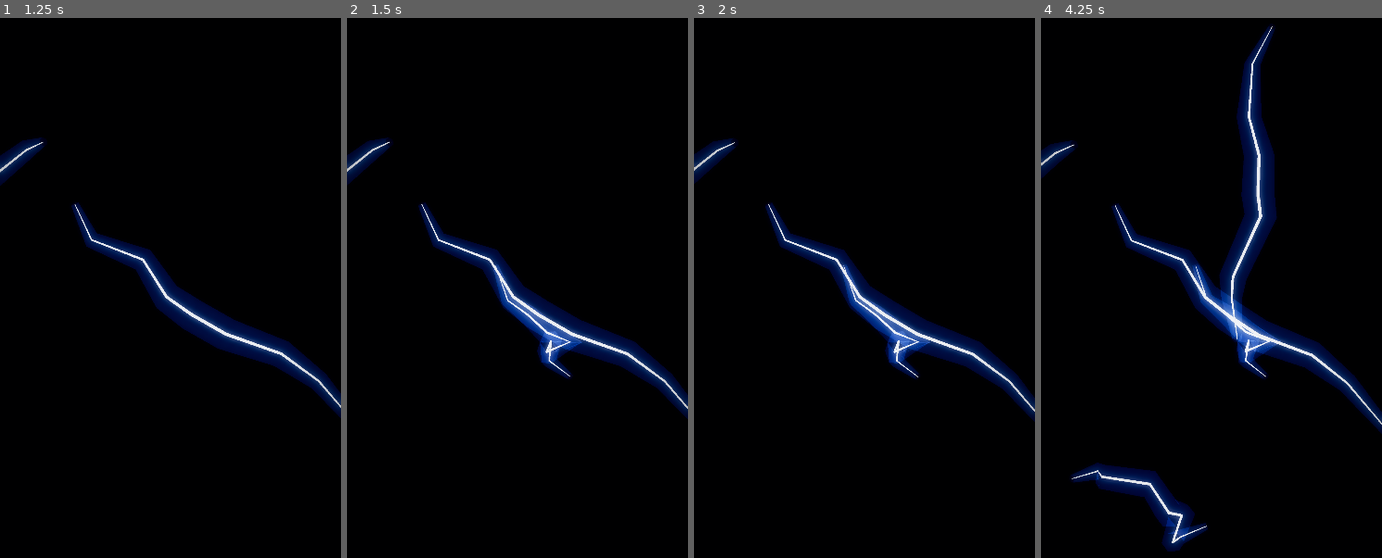
Above: before the commit, frames 1-4 (left to right).
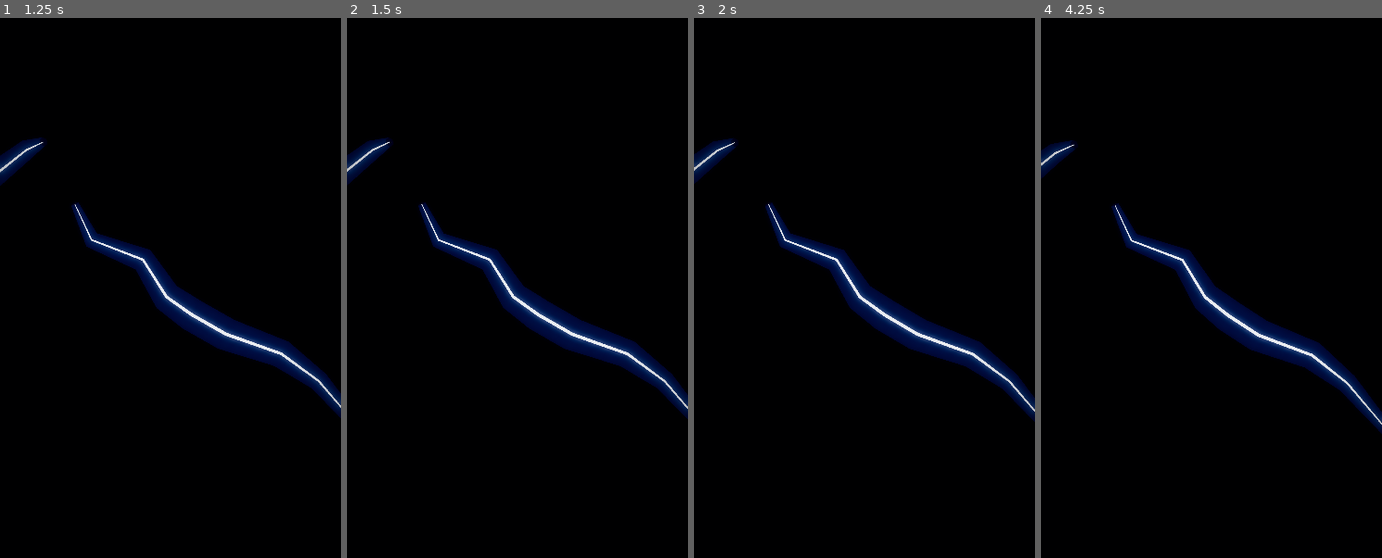
Above: after the commit, the same moments.

Repository: WillisLiao/X-in-a-bottle
Game: Godot game, scene res://Main.tscn
The game is run twice, just before and just after one commit, with the same random seed, the same clock (stepped at 60 frames per second) and the same inputs.
Inputs (mouse positions are in pixels of both pictures, inside the frame that each line leads up to):
- Up to frame 1 (1.25 s): move the mouse to (245, 298) at 0.52 s; click (245, 298) at 0.67 s
- Up to frame 2 (1.5 s): drag from (449, 369) to (500, 482) at 1.27 s
- Up to frame 3 (2 s): no input
- Up to frame 4 (4.25 s): move the mouse to (1245, 169) at 2.02 s; click (1245, 169) at 2.17 s; drag from (1194, 482) to (1109, 223) at 2.77 s; move the mouse to (1313, 444) at 3.52 s; click (1313, 444) at 3.67 s

Frame 1 is identical in both runs. In frame 2, 1.3% of the frame differs, in the area x 42-70%, y 45-67%; in frame 3, 1.2%; in frame 4, 7.3%, in the area x 8-71%, y 1-99%.

Commit message:
Portrait, and the focus mechanic ported to 3D
Orientation shipped as landscape on a portrait phone. Godot 4.7 takes
display/window/handheld/orientation as an enum integer, not a string, so
"portrait" parsed as 0 and the exported plist said LandscapeLeft. Now 1, and the
plist says UIInterfaceOrientationPortrait.

Charge, motion and touch were never ported, so nothing the user did affected
anything - the bottle filled on a timer. Charge is now a direct port of the
native rules, including the front-loaded population curve and the floor of two.
Motion reads accelerometer minus gravity, which is the same user acceleration
CoreMotion reports, converted from metres per second squared to G so one
threshold serves both codebases. Touch is a disturbance and never an
interaction. A disturbance shakes thirty percent of the bolts loose and drops
the rest cold, so the cost is visible in the instant it happens.

Tilting the phone now looks into the bottle. This is the actual payoff for
being in 3D and it costs nothing in disturbance, because gravity is removed
before agitation is measured: leaning the phone is free, picking it up is not.
Desktop has no sensors, so the camera falls back to a slow orbit for judging
the scene on a Mac.

Diff:
--- a/Bottle3D/project.godot
+++ b/Bottle3D/project.godot
@@ -22,7 +22,7 @@
 window/size/viewport_width=1206
 window/size/viewport_height=2622
 window/stretch/mode="viewport"
-window/handheld/orientation="portrait"
+window/handheld/orientation=1
 
 [rendering]
 
--- /dev/null
+++ b/Bottle3D/scripts/charge.gd
@@ -0,0 +1,69 @@
+class_name Charge
+extends RefCounted
+
+## How much is in the bottle.
+##
+## Stillness fills it. Touching the screen or moving the phone drains it, and
+## drains it much faster than stillness fills it. That asymmetry is the whole
+## mechanism: a ten second glance at a notification has to cost real progress,
+## or there is no reason to leave the phone alone.
+
+## Perfect stillness needed to fill the bottle completely.
+const FILL_SECONDS := 15.0 * 60.0
+
+## Disturbance drains this many times faster than stillness fills.
+const DRAIN_MULTIPLIER := 12.0
+
+## Movement below this is a desk, a passing lorry, someone walking past. Above
+## it is a hand. In G, matching the native build.
+const AGITATION_THRESHOLD := 0.035
+
+## After a disturbance ends, the bottle waits before rebuilding. Without this it
+## starts refilling the instant the phone lands, which makes putting it down
+## feel like it undoes picking it up.
+const SETTLE_SECONDS := 2.5
+
+## The bottle is never empty. Something is in there when it opens, so the first
+## thing seen is the thing itself rather than a black screen to be earned.
+const STARTING_OBJECTS := 2
+
+var level := 0.0
+var is_disturbed := false
+
+var _settling := 0.0
+
+
+func update(delta: float, agitation: float, touched: bool) -> void:
+	var disturbed := touched or agitation > AGITATION_THRESHOLD
+	is_disturbed = disturbed
+
+	if disturbed:
+		_settling = SETTLE_SECONDS
+		level = maxf(0.0, level - delta * DRAIN_MULTIPLIER / FILL_SECONDS)
+		return
+
+	if _settling > 0.0:
+		_settling = maxf(0.0, _settling - delta)
+		return
+
+	level = minf(1.0, level + delta / FILL_SECONDS)
+
+
+## A touch is always a disturbance, never an interaction. There is nothing to do
+## in this app, and that is the point.
+func disturb() -> void:
+	_settling = SETTLE_SECONDS
+	level = maxf(0.0, level - 0.004)
+
+
+## How many things the bottle holds right now, out of `capacity`.
+##
+## Front-loaded. A linear count needs over a minute of perfect stillness before
+## the first object appears, which is indistinguishable from the app being
+## broken. The curve puts something in the bottle within seconds and then slows
+## right down, so a full bottle still costs the whole fifteen minutes.
+func population(capacity: int) -> int:
+	var grown := 0
+	if level > 0.0:
+		grown = int(round(float(capacity) * pow(level, 0.45)))
+	return maxi(STARTING_OBJECTS, grown)
--- a/Bottle3D/scripts/main.gd
+++ b/Bottle3D/scripts/main.gd
@@ -23,8 +23,21 @@
 var _camera: Camera3D
 var _bolts: Array[Bolt] = []
 var _since_spawn: float = 0.0
-var _charge: float = 0.0
 var _look: Vector2 = Vector2.ZERO
+
+var _charge := Charge.new()
+
+## Smoothed device motion, in G with gravity removed. Heavy smoothing, because
+## one spike from a door closing must not empty someone's bottle.
+var _agitation: float = 0.0
+var _touched_this_frame := false
+
+## Where the phone is tilted, smoothed. Drives the parallax.
+var _tilt: Vector2 = Vector2.ZERO
+
+## True when the device actually has sensors. On a desktop the camera falls
+## back to a slow orbit so the scene can still be judged.
+var _has_sensors := false
 
 ## Set from the command line so a still can be captured without a device.
 var _capture_path: String = ""
@@ -38,43 +51,99 @@
 	_build_finish()
 	_read_capture_args()
 
+	_has_sensors = OS.has_feature("mobile")
+
 	# The bottle is never empty. Something is in there the moment it opens.
-	for i in 2:
+	for i in Charge.STARTING_OBJECTS:
 		_spawn()
 
 
 func _process(delta: float) -> void:
 	_elapsed += delta
 
-	# Standing in for the real charge until the motion and touch rules are
-	# ported across from the native version.
-	_charge = min(_charge + delta * 0.06, 1.0)
-
-	var wanted: int = max(2, int(round(CAPACITY * pow(_charge, 0.45))))
+	_read_motion(delta)
+
+	var was_disturbed := _charge.is_disturbed
+	_charge.update(delta, _agitation, _touched_this_frame)
+	_touched_this_frame = false
+
+	if _charge.is_disturbed and not was_disturbed:
+		_shake_loose()
+
+	var wanted: int = _charge.population(CAPACITY)
 
 	_since_spawn += delta
 	if _bolts.size() < wanted and _since_spawn > SPAWN_SECONDS:
 		_spawn()
 		_since_spawn = 0.0
 
+	# Everything goes cold while the phone is being handled, so the cost is
+	# visible in the instant it happens rather than only later as fewer bolts.
+	var energy := 0.25 if _charge.is_disturbed else 1.0
 	for bolt in _bolts:
-		bolt.set_energy(1.0)
-
-	_drift_camera(delta)
+		bolt.set_energy(energy)
+
+	_move_camera(delta)
 	_maybe_capture()
+
+
+func _unhandled_input(event: InputEvent) -> void:
+	if event is InputEventScreenTouch or event is InputEventScreenDrag \
+			or event is InputEventMouseButton:
+		_touched_this_frame = true
+		_charge.disturb()
+
+
+## Accelerometer minus gravity is user acceleration, the same quantity the
+## native build reads from CoreMotion. Godot reports it in m/s squared, so it is
+## converted to G to keep one threshold across both codebases.
+func _read_motion(delta: float) -> void:
+	if not _has_sensors:
+		return
+
+	var raw := Input.get_accelerometer() - Input.get_gravity()
+	var magnitude := raw.length() / 9.81
+	_agitation = _agitation * 0.82 + magnitude * 0.18
+
+
+## Shaken loose. Not all of them: losing the lot would make a disturbance a
+## reset rather than a cost, and the cost is the product.
+func _shake_loose() -> void:
+	var leaving := int(ceil(_bolts.size() * 0.30))
+	for i in leaving:
+		if _bolts.size() <= Charge.STARTING_OBJECTS:
+			break
+		var index := randi() % _bolts.size()
+		_bolts[index].queue_free()
+		_bolts.remove_at(index)
 
 
 ## Slow orbit, so the bolts move against each other and the scene reads as
 ## having depth. On device this is driven by the gyroscope instead: a gentle
 ## tilt looks into the bottle, while actually moving the phone is still a
 ## disturbance.
-func _drift_camera(delta: float) -> void:
-	_look.x += delta * 0.10
-	var yaw := sin(_look.x) * 0.22
-	var pitch := sin(_look.x * 0.6) * 0.10
-
+func _move_camera(delta: float) -> void:
 	var distance := 4.0
-	_camera.position = Vector3(sin(yaw) * distance, pitch * 1.6, cos(yaw) * distance)
+
+	if _has_sensors:
+		# Tilting looks into the bottle. This is the payoff for being in 3D at
+		# all, and it costs nothing in disturbance: gravity is removed before
+		# the agitation is measured, so leaning the phone is free while picking
+		# it up is not.
+		var g := Input.get_gravity()
+		if g.length() > 0.1:
+			g = g.normalized()
+			_tilt = _tilt.lerp(Vector2(g.x, g.z), clampf(delta * 2.2, 0.0, 1.0))
+
+		var yaw := _tilt.x * 0.55
+		var pitch := (_tilt.y + 1.0) * 0.45
+		_camera.position = Vector3(sin(yaw) * distance, pitch, cos(yaw) * distance)
+	else:
+		_look.x += delta * 0.10
+		var yaw := sin(_look.x) * 0.22
+		var pitch := sin(_look.x * 0.6) * 0.10
+		_camera.position = Vector3(sin(yaw) * distance, pitch * 1.6, cos(yaw) * distance)
+
 	_camera.look_at(Vector3.ZERO, Vector3.UP)
 
 
Not shown, added: Bottle3D/scripts/charge.gd.uid
